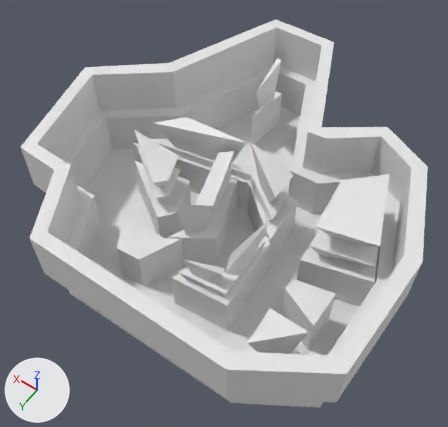
The Blender file Levels/level3_5/level3_5.blend as it was, and as the next commit left it.
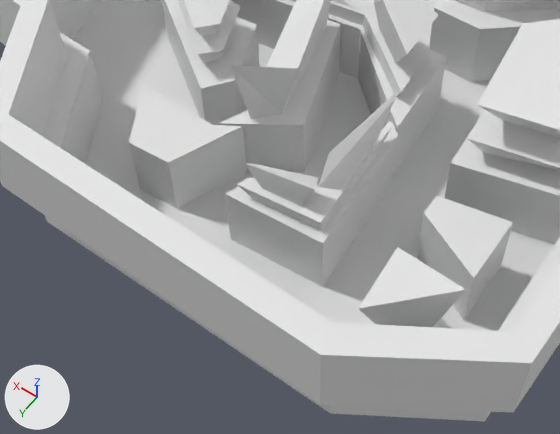
There are two pictures of each version: one whole from a 50 mm lens placed at (-5.42, 7.36, 12.45), pointed at (-0.11, -0.07, 0.77), one close up on the part from 10% to 81% of the width and 39% to 97% of the height. The axes (+X, +Y, +Z) are drawn at lower left. The lights are the same throughout. Materials are left out; every surface is plain grey.

The first close-up shows '3-5_pillar_blue', '3-5_pillar_darkblue', '3-5_pillar_orange', '3-5_pillar_pink', '3-5_pillar_skyblue', '3-5_pillar_turquoise', '3-5_pillar_yellow', 'Cube', 'Cube.001', 'Cube.002', 'Cube.014', 'Cube.017'.
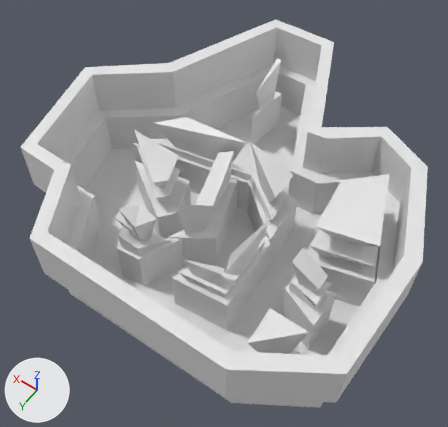
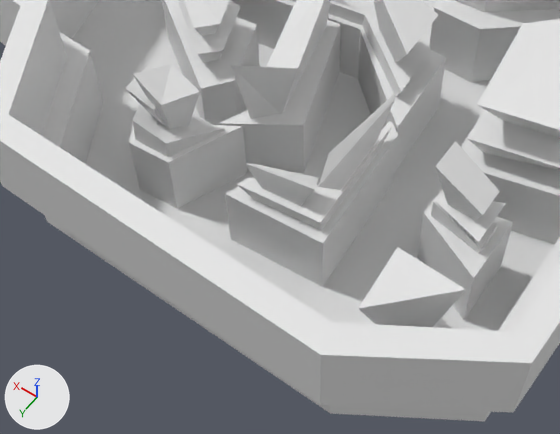
Where the newer file only moved an object's origin or applied its transform, the numbers keep the older frame.

Location of each change, [x1, y1, x2, y2] in pixels of the close-ups (560 x 434 px):
```json
{"object": "build7", "change": "shown", "after": [125, 65, 225, 157]}
{"object": "build2", "change": "shown", "after": [431, 141, 506, 254]}
```

Scene script edits in JSON lines:
```json
{"op": "remove", "block": "ob_build2", "code": "ob_build2.hide_render = True"}
{"op": "remove", "block": "ob_build7", "code": "ob_build7.hide_render = True"}
```
